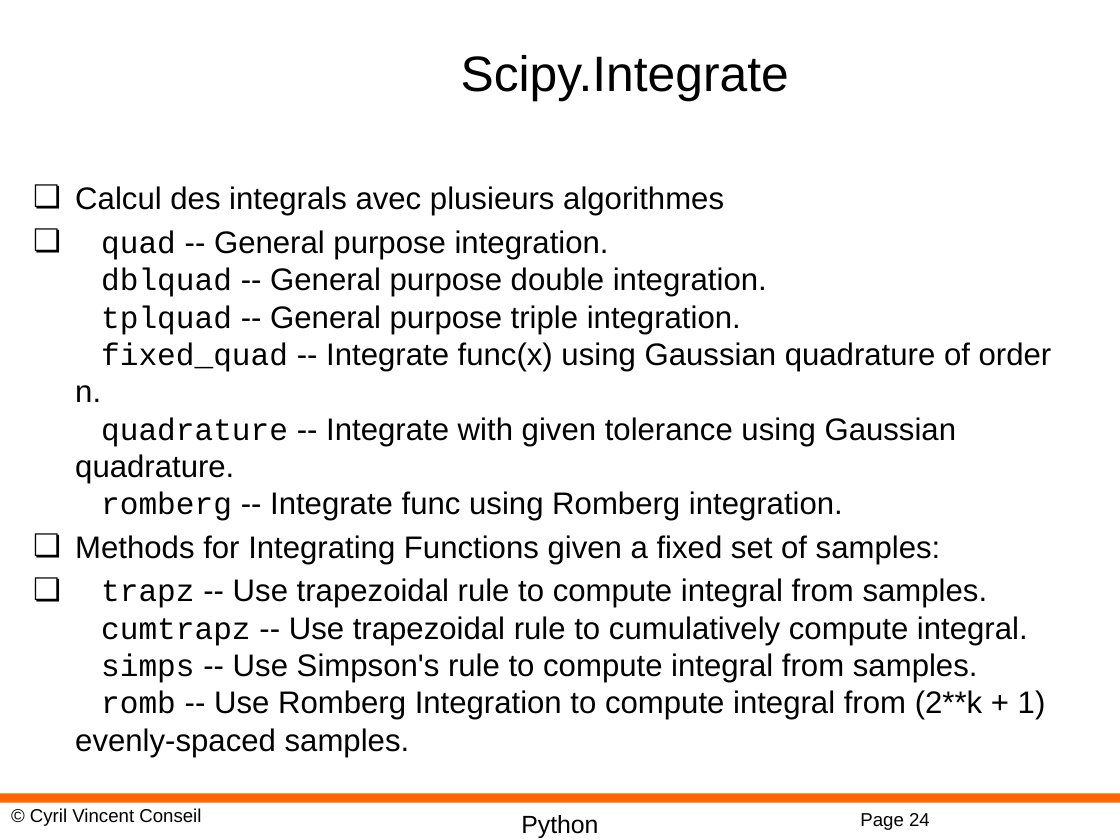
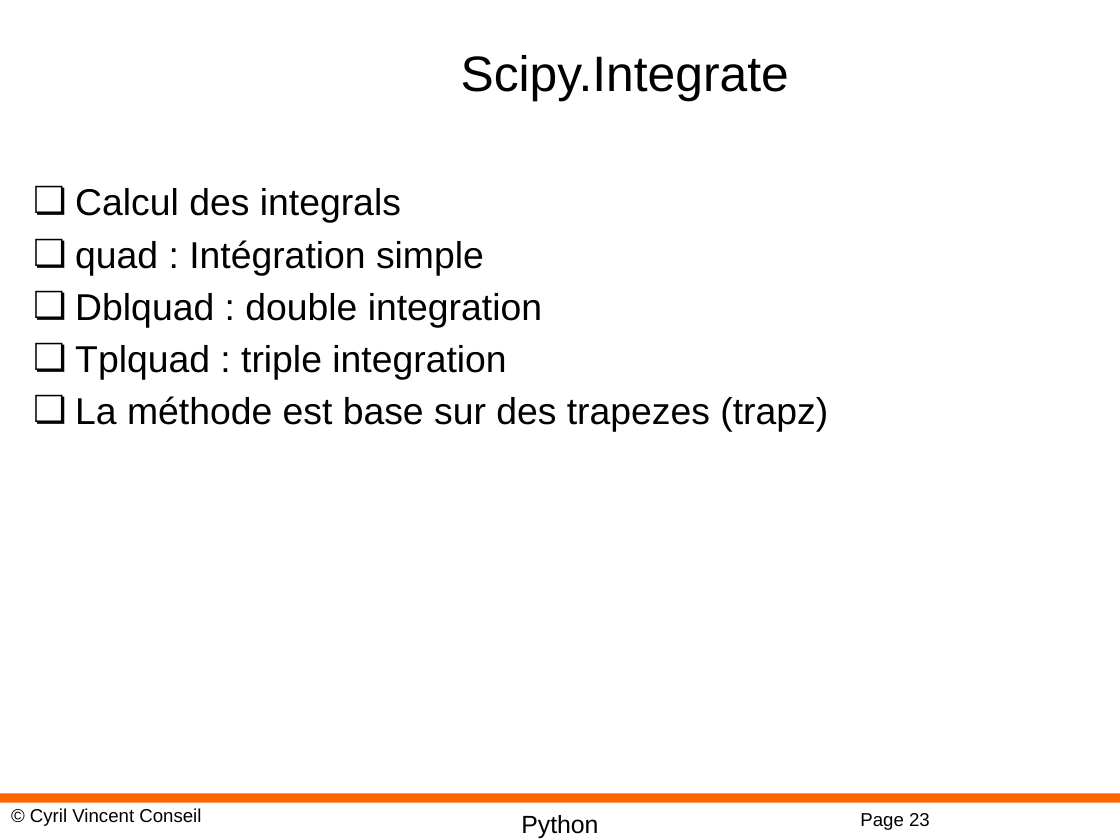
Before and after one commit to cyrilvincent/math, a slide deck: slide 23 of ppt/PythonMath10-Scipy.pptx (slide 24 before the commit). Drawn at 1120x840 pixels with LibreOffice and Linux fonts; fonts in the diff are those of the drawing; background and template pictures are left out. Boxes give left, top, right and bottom in pixels: in the first picture for what was removed or moved away, otherwise in the second. Text is boxed around its words. In the diff, an @@ line names an element or a change of style, - is before the commit and + after.

```diff
--- a/ppt/PythonMath10-Scipy.pptx
+++ b/ppt/PythonMath10-Scipy.pptx
@@ text at bbox=[75, 188, 828, 432]: text changed; size 20 to 24 pt @@
-❏ Calcul des integrals avec plusieurs algorithmes
-❏ quad -- General purpose integration.
-  dblquad -- General purpose double integration.
-  tplquad -- General purpose triple integration.
-  fixed_quad -- Integrate func(x) using Gaussian quadrature of order n.
-  quadrature -- Integrate with given tolerance using Gaussian quadrature.
-  romberg -- Integrate func using Romberg integration.
-❏ Methods for Integrating Functions given a fixed set of samples:
-❏ trapz -- Use trapezoidal rule to compute integral from samples.
-  cumtrapz -- Use trapezoidal rule to cumulatively compute integral.
-  simps -- Use Simpson's rule to compute integral from samples.
-  romb -- Use Romberg Integration to compute integral from (2**k + 1) evenly-spaced samples.
+❏ Calcul des integrals
+❏ quad : Intégration simple
+❏ Dblquad : double integration
+❏ Tplquad : triple integration
+❏ La méthode est base sur des trapezes (trapz)
@@ page number at bbox=[860, 813, 930, 830]: text changed @@
-Page 24
+Page 23
```
Also in this commit, not shown: 1 other slide changed, 1 slide added, 1 slide removed, 1 other file.
